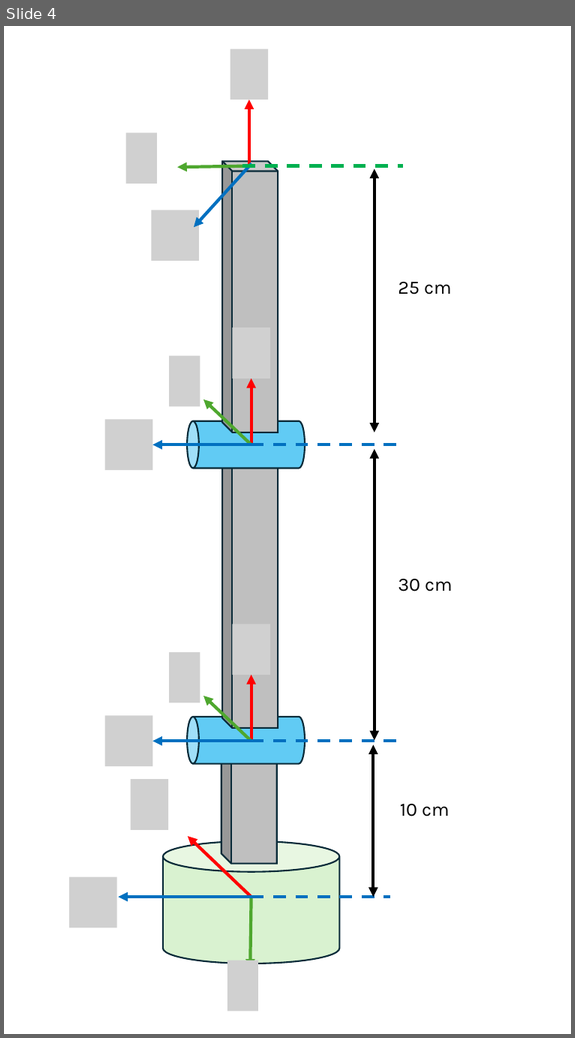
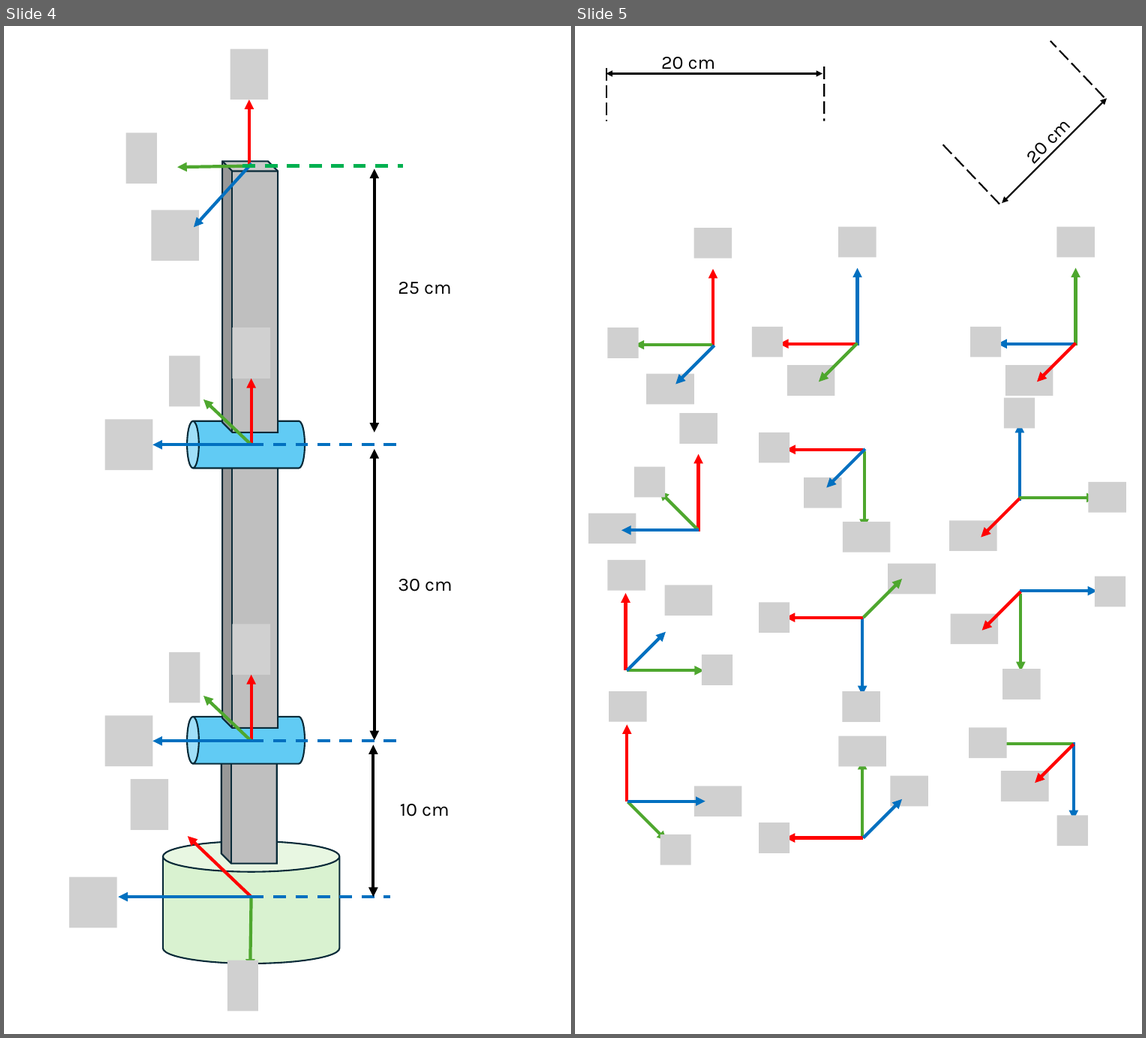
Before and after one commit to iocroblab/from_code_to_robot, a slide deck: robotics/Resources/Images/Modelling/Robot images.pptx. Shown side by side, each under a label of ours: slide 4 before the commit, slides 4 and 5 after it. The pictures are 575x1038 and 1146x1038 pixels, drawn with LibreOffice and Linux fonts; fonts in the diff are those of the drawing; grey boxes stand for pictures. Boxes give left, top, right and bottom in pixels: in the first picture for what was removed or moved away, otherwise in the second. Text is boxed around its words. In the diff, an @@ line names an element or a change of style, - is before the commit and + after.

```diff
--- a/robotics/Resources/Images/Modelling/Robot images.pptx
+++ b/robotics/Resources/Images/Modelling/Robot images.pptx
@@ slide 5 added at (x1=575, y1=26, x2=1142, y2=1034), background #FFFFFF @@
@@ group added at (x1=606, y1=57, x2=825, y2=121): 2 lines, 1 double arrow, 1 text @@
+20 cm
@@ group added at (x1=943, y1=41, x2=1107, y2=204): 2 lines, 1 double arrow, 1 text @@
+20 cm
@@ group added at (x1=607, y1=228, x2=733, y2=404): 3 arrows, 3 pictures @@
@@ group added at (x1=752, y1=227, x2=876, y2=396): 3 arrows, 3 pictures @@
@@ group added at (x1=970, y1=227, x2=1094, y2=396): 3 arrows, 3 pictures @@
@@ group added at (x1=759, y1=432, x2=890, y2=552): 3 arrows, 3 pictures @@
@@ group added at (x1=949, y1=398, x2=1126, y2=551): 3 arrows, 3 pictures @@
@@ group added at (x1=589, y1=413, x2=717, y2=543): 3 arrows, 3 pictures @@
@@ group added at (x1=759, y1=564, x2=936, y2=721): 3 arrows, 3 pictures @@
@@ group added at (x1=951, y1=576, x2=1125, y2=699): 3 arrows, 3 pictures @@
@@ group added at (x1=607, y1=560, x2=733, y2=685): 3 arrows, 3 pictures @@
@@ group added at (x1=969, y1=727, x2=1088, y2=846): 3 arrows, 3 pictures @@
@@ group added at (x1=609, y1=691, x2=742, y2=864): 3 arrows, 3 pictures @@
@@ group added at (x1=759, y1=736, x2=928, y2=853): 3 arrows, 3 pictures @@
```
Also in this commit, not shown: 1 other slide added, 12 other files.
